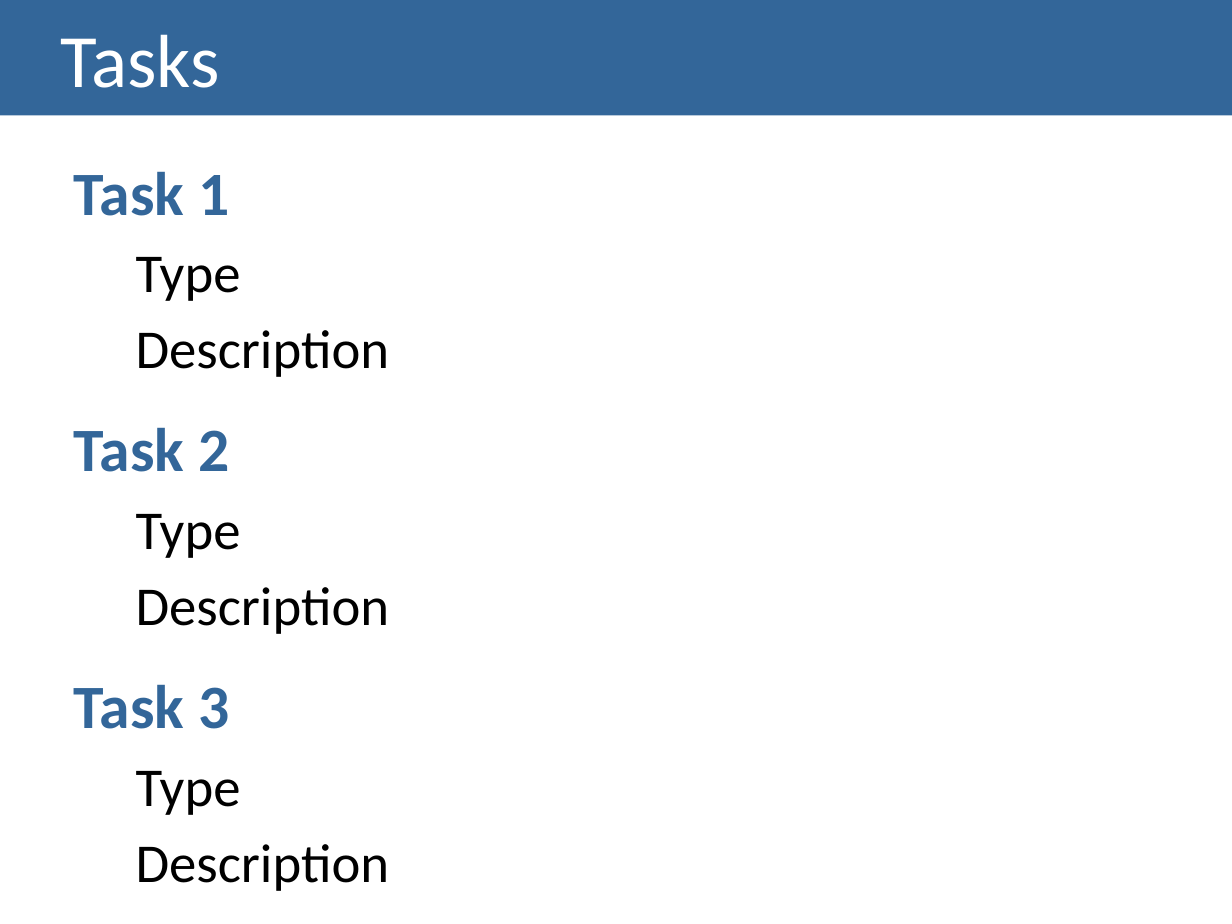
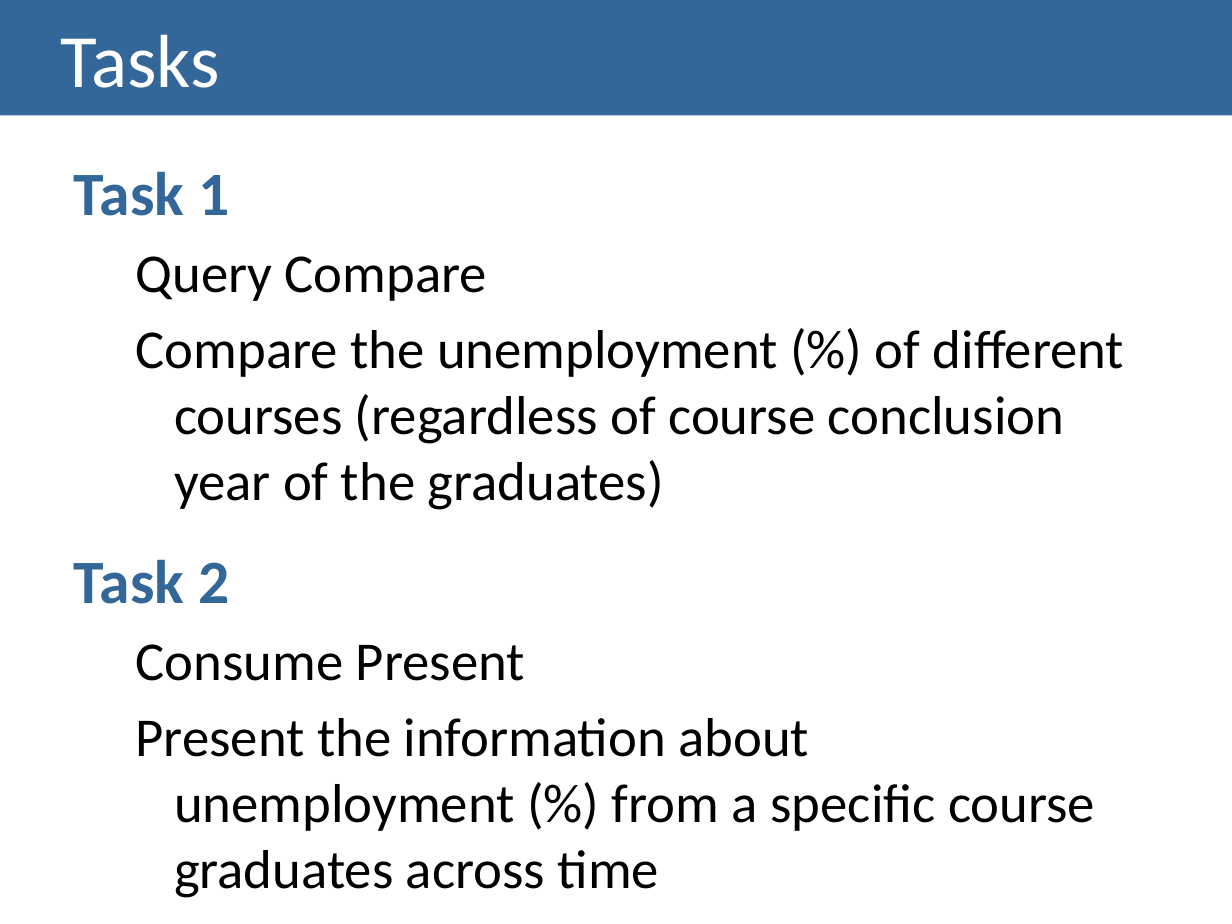
Before and after one commit to Strabox/Higher-Education-Unemployment-Portugal, a slide deck: slide 7 of I-Checkpoint/I-Checkpoint Presentation.pptx. Drawn at 1232x924 pixels with LibreOffice and Linux fonts; fonts in the diff are those of the drawing. Boxes give left, top, right and bottom in pixels: in the first picture for what was removed or moved away, otherwise in the second. Text is boxed around its words. In the diff, an @@ line names an element or a change of style, - is before the commit and + after.

```diff
--- a/I-Checkpoint/I-Checkpoint Presentation.pptx
+++ b/I-Checkpoint/I-Checkpoint Presentation.pptx
@@ text at (x1=136, y1=256, x2=1124, y2=510): text changed @@
-  Type
-  Description
+  Query Compare
+  Compare the unemployment (%) of different courses (regardless of course conclusion year of the graduates)
@@ text at (x1=136, y1=644, x2=1095, y2=831): text changed @@
-  Type
-  Description
-Task 3
-  Type
-  Description
+  Consume Present
+  Present the information about unemployment (%) from a specific course graduates across time
```
Also in this commit, not shown: 3 other slides changed, 2 slides added, 1 slide removed.
